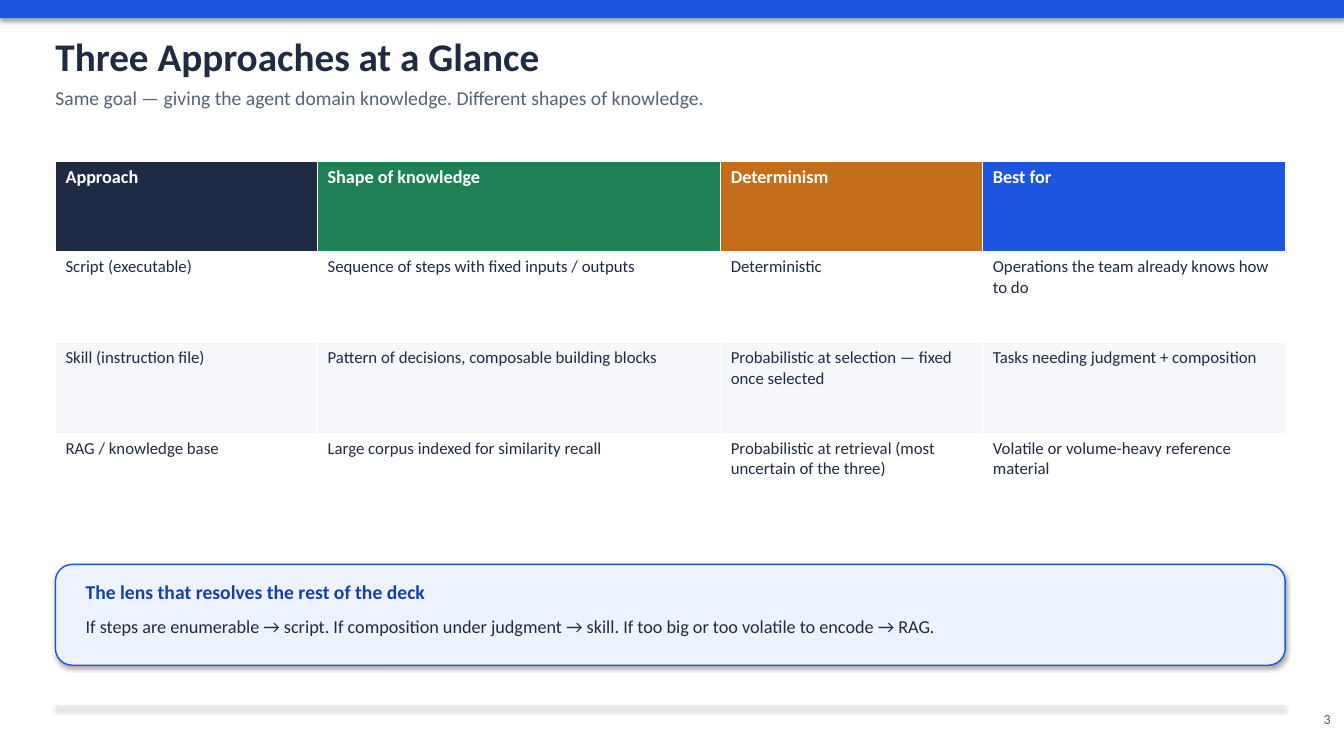
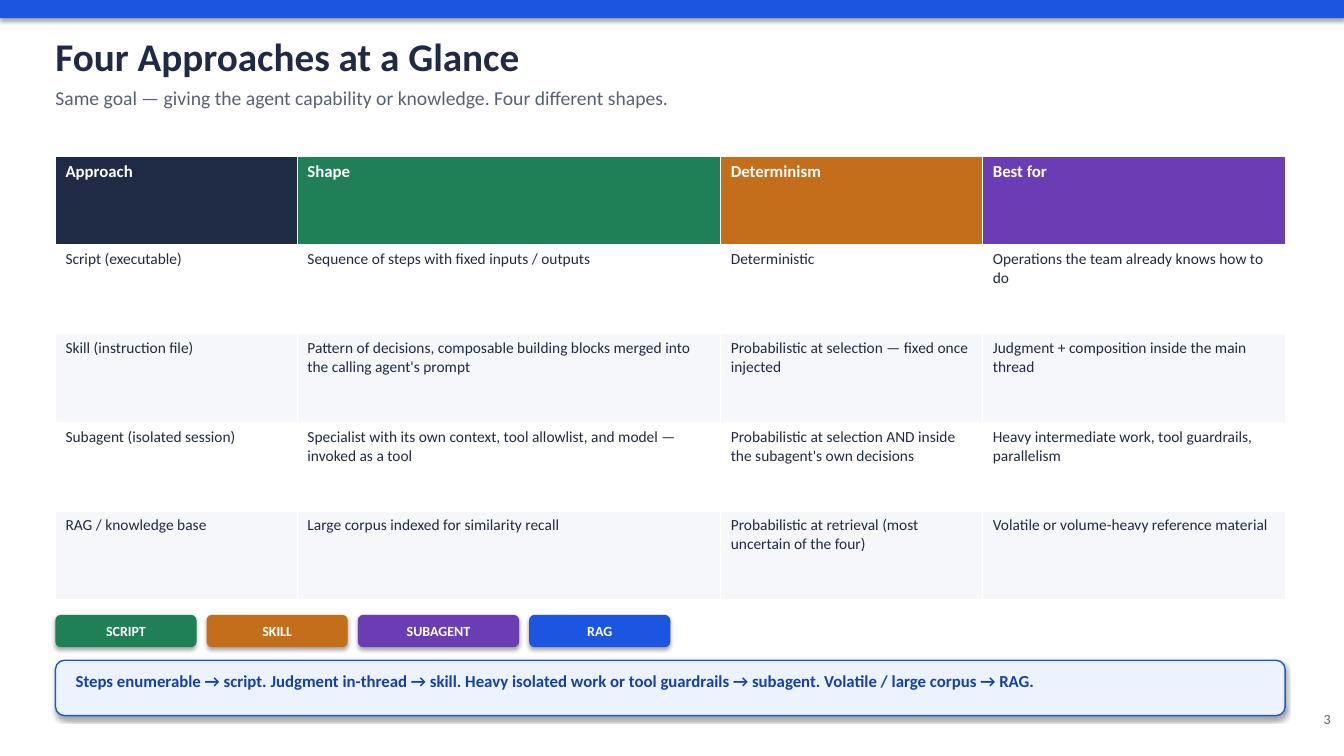
Before and after one commit to kreonakrish/pmos, a slide deck: slide 3 of docs/agent_knowledge_strategy.pptx. Drawn at 1344x756 pixels with LibreOffice and Linux fonts; fonts in the diff are those of the drawing. Boxes give left, top, right and bottom in pixels: in the first picture for what was removed or moved away, otherwise in the second. Text is boxed around its words. In the diff, an @@ line names an element or a change of style, - is before the commit and + after.

```diff
--- a/docs/agent_knowledge_strategy.pptx
+++ b/docs/agent_knowledge_strategy.pptx
@@ text at box(55, 43, 519, 77): text changed @@
-Three Approaches at a Glance
+Four Approaches at a Glance
@@ text at box(55, 91, 668, 109): text changed @@
-Same goal — giving the agent domain knowledge. Different shapes of knowledge.
+Same goal — giving the agent capability or knowledge. Four different shapes.
@@ table at box(55, 156, 1286, 600) @@
-row 1, column 2: Shape of knowledge
+row 1, column 2: Shape
-row 3: Skill (instruction file) | Pattern of decisions, composable building blocks | Probabilistic at selection — fixed once selected | Tasks needing judgment + composition
-row 4: RAG / knowledge base | Large corpus indexed for similarity recall | Probabilistic at retrieval (most uncertain of the three) | Volatile or volume-heavy reference material
+row 3: Skill (instruction file) | Pattern of decisions, composable building blocks merged into the calling agent's prompt | Probabilistic at selection — fixed once injected | Judgment + composition inside the main thread
+row 4: Subagent (isolated session) | Specialist with its own context, tool allowlist, and model — invoked as a tool | Probabilistic at selection AND inside the subagent's own decisions | Heavy intermediate work, tool guardrails, parallelism
+row 5: RAG / knowledge base | Large corpus indexed for similarity recall | Probabilistic at retrieval (most uncertain of the four) | Volatile or volume-heavy reference material
@@ table: place and size @@
-table at box(55, 161, 1286, 524)
+table at box(55, 156, 1286, 600)
@@ text removed at box(86, 585, 425, 599) @@
-The lens that resolves the rest of the deck
@@ rounded rectangle added at box(55, 615, 197, 647), fill #1F8055, 10 pt, text #FFFFFF, bold @@
+SCRIPT
@@ rounded rectangle added at box(207, 615, 348, 647), fill #C26E1A, 10 pt, text #FFFFFF, bold @@
+SKILL
@@ rounded rectangle added at box(358, 615, 519, 647), fill #6B3DB5, 10 pt, text #FFFFFF, bold @@
+SUBAGENT
@@ rounded rectangle added at box(529, 615, 670, 647), fill #1B55E0, 10 pt, text #FFFFFF, bold @@
+RAG
@@ rounded rectangle: place and size @@
-rounded rectangle at box(55, 565, 1286, 665)
+rounded rectangle at box(55, 660, 1286, 716)
@@ text at box(76, 675, 1034, 690): text changed; size 13 to 12 pt; text colour #1F2A44 to #1440A8; bold on @@
-If steps are enumerable → script. If composition under judgment → skill. If too big or too volatile to encode → RAG.
+Steps enumerable → script. Judgment in-thread → skill. Heavy isolated work or tool guardrails → subagent. Volatile / large corpus → RAG.
```
Also in this commit, not shown: 9 other slides changed, 2 slides added, 1 other file.
